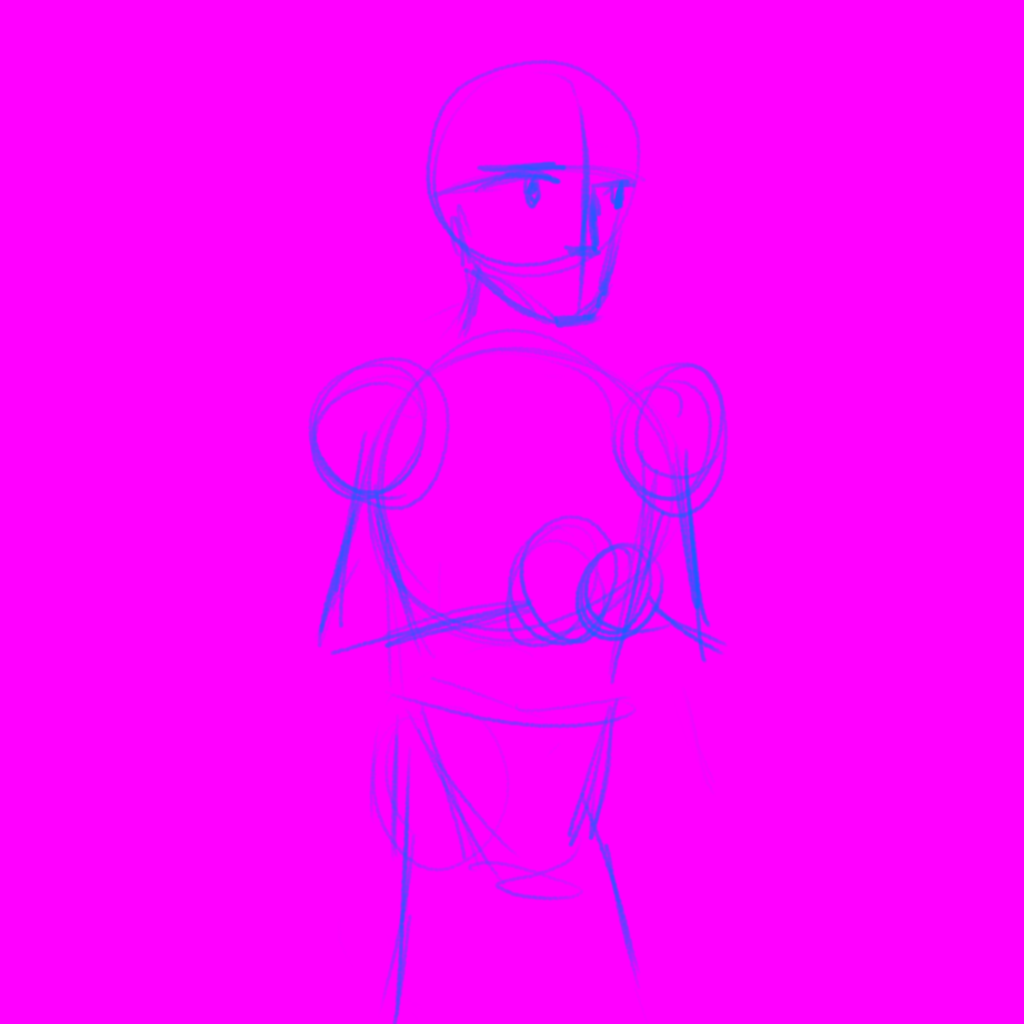
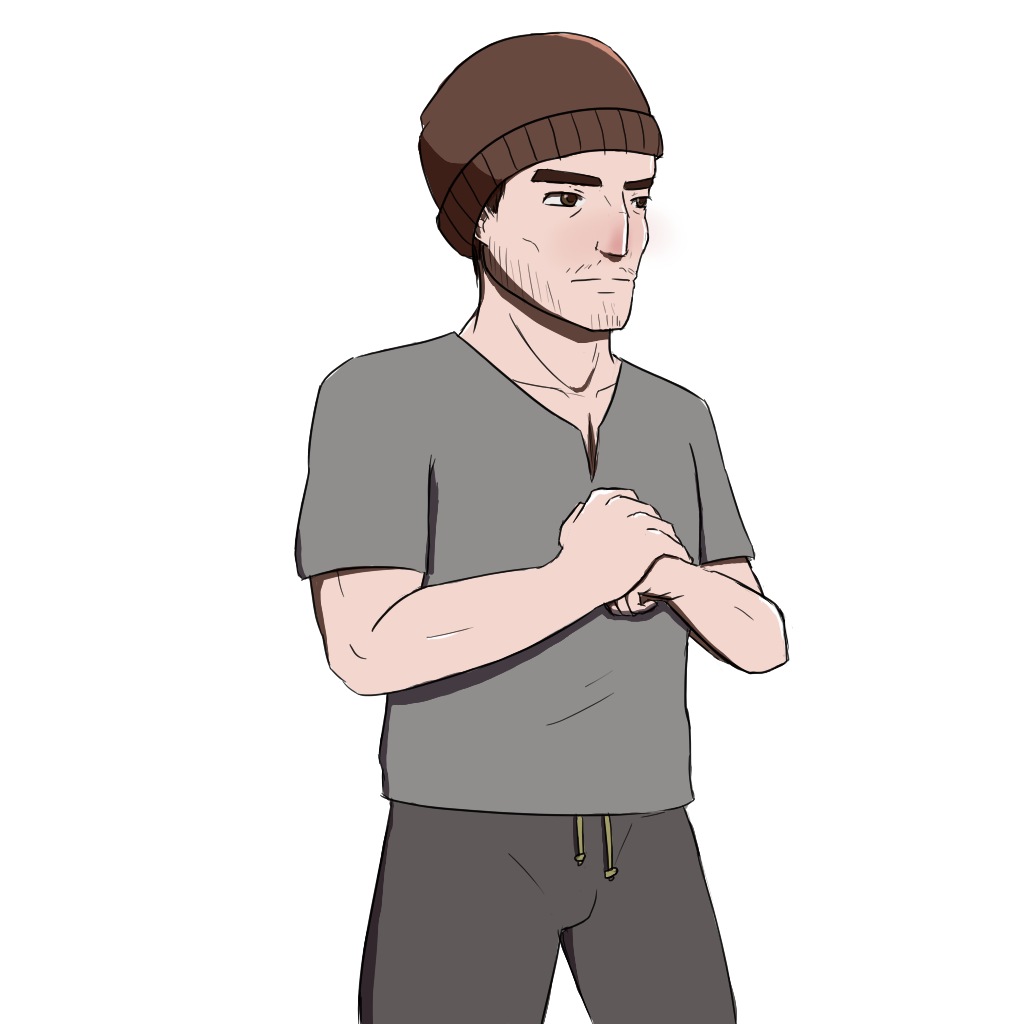
Comparing the layer stacks of the two 1024 × 1024 images. Changes:
renamed "sketch" to "highlight", moved it above "line", painted on it over [306, 58, 730, 1024]
painted on "line" over [294, 31, 793, 1024]
added group "colors" with 5 layers in group "Character" over [0, 0, 1004, 1024]
added layer "lights" (overlay) in group "colors" over [311, 31, 789, 659]
added layer "shade 2" (darken, 60%) in group "colors" over [292, 336, 713, 1024]
added layer "shade 1" (darken, 75%) in group "colors" over [308, 128, 750, 677]
added layer "base colors" in group "colors" over [294, 32, 787, 1024]
hid "Layer 20" over [0, 0, 1024, 1024]
